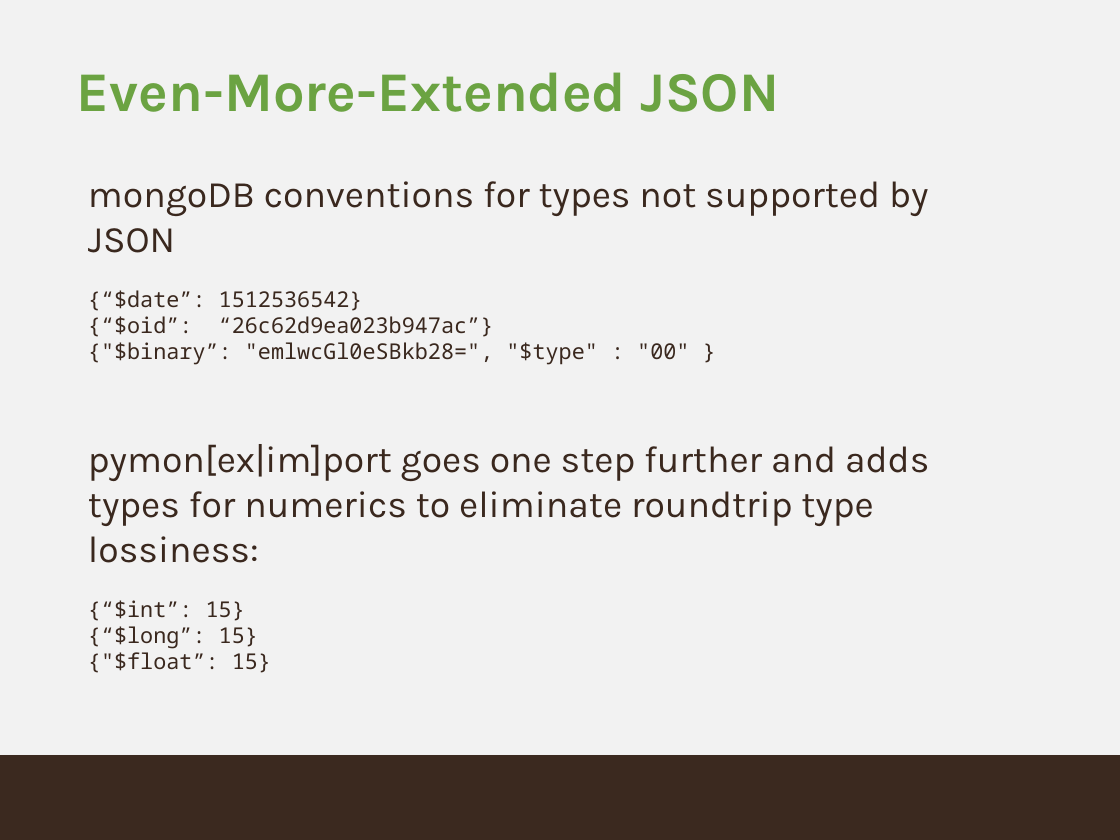
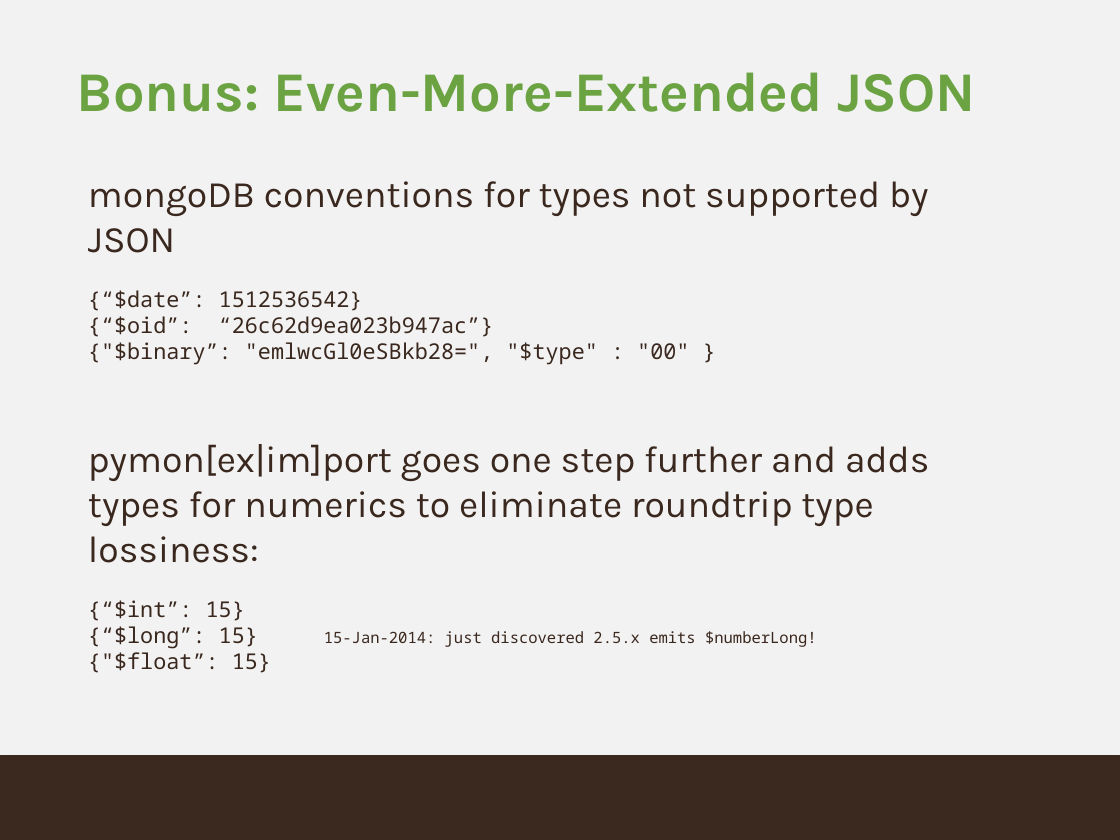
Before and after one commit to buzzm/ipsum, a slide deck: slide 6 of ipsum.pptx. Drawn at 1120x840 pixels with LibreOffice and Linux fonts; fonts in the diff are those of the drawing; background and template pictures are left out. Boxes give left, top, right and bottom in pixels: in the first picture for what was removed or moved away, otherwise in the second. Text is boxed around its words. In the diff, an @@ line names an element or a change of style, - is before the commit and + after.

```diff
--- a/ipsum.pptx
+++ b/ipsum.pptx
@@ title at [77,72,976,112]: text changed @@
-Even-More-Extended JSON
+Bonus: Even-More-Extended JSON
@@ text at [88,626,817,649]: text changed; size 14 to 10 pt @@
-{“$long”: 15}
+{“$long”: 15} 15-Jan-2014: just discovered 2.5.x emits $numberLong!
```
Also in this commit, not shown: 3 other slides changed, 1 slide added, 7 other files.
